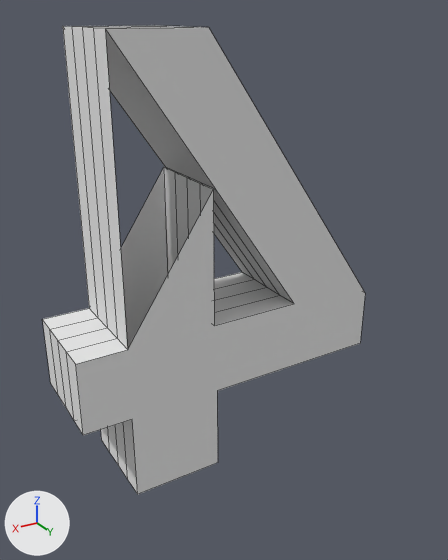
An edit to the OBJ model Models/Number4_Text.obj, drawn before and after from the same camera.
Camera for both pictures: a 50 mm lens placed at (6.74, 12.81, 11.06), pointed at (-0.46, 0.82, 5.06). Lighting does not change. The marker at lower left points along +X, +Y and +Z. Mesh edges are drawn as thin lines. Where no turn or scale is listed for an object, it has been applied to the vertices.

The first picture shows 'Number4_Text'.
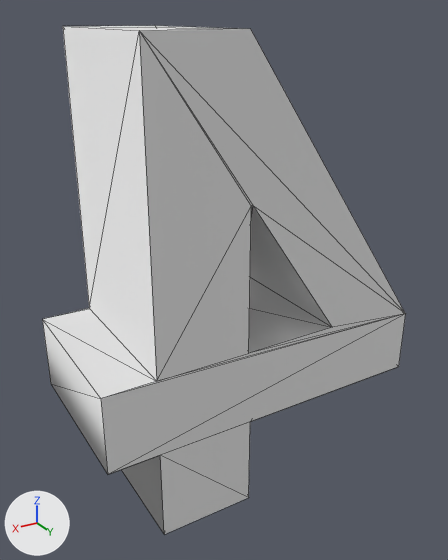
The newer file is also rescaled (x0.0498), turned or shifted as a whole; pictures and numbers use the older file's frame.

Changed parts and their boxes (x1, y1, x2, y2) in the pictures (448 x 560 px):
```json
{"object": "Number4_Text", "change": "reshaped", "before": [43, 25, 365, 494], "after": [43, 25, 405, 534], "on screen": "12% wider, 9% taller"}
```

Scene script edits in JSON lines:
```json
{"block": "me_number4_text", "where": "# used by ob_number4_text; location = (0.0, 0.0, 0.0)"}
{"op": "remove", "block": "me_number4_text", "code": "me_number4_text.from_pydata(...)  # 75 vertices, 62 faces; spans x -4.8..3.52, y -1.25..1.25, z 0.0..10.8"}
{"op": "remove", "block": "me_number4_text", "code": "me_number4_text.materials.append(mat_typestandardsurfacesg)  # white #e7e7e7"}
{"op": "add", "block": "me_number4_text", "code": "me_number4_text.from_pydata(...)  # 30 vertices, 60 faces; spans x -4.8..3.52, y -1.25..2.77, z 0.0..10.8"}
{"block": "me_number4_text", "change": "me_number4_text part 1"}
{"block": "me_number4_text", "change": "64 vertices are removed from x -4.8..3.52, y -1.25..1.25, z 0.0..10.8"}
{"block": "me_number4_text", "change": "62 faces are deleted"}
{"block": "me_number4_text", "change": "8 vertices are added at x -2.32..0.08, y -1.25..2.77, z 4.13..7.51"}
{"block": "me_number4_text", "change": "11 new vertices lie (0.0, 4.02, 0.0) away from vertices in x -4.8..3.52, y -1.25, z 0.0..10.8"}
{"block": "me_number4_text", "change": "60 new faces join them"}
```
